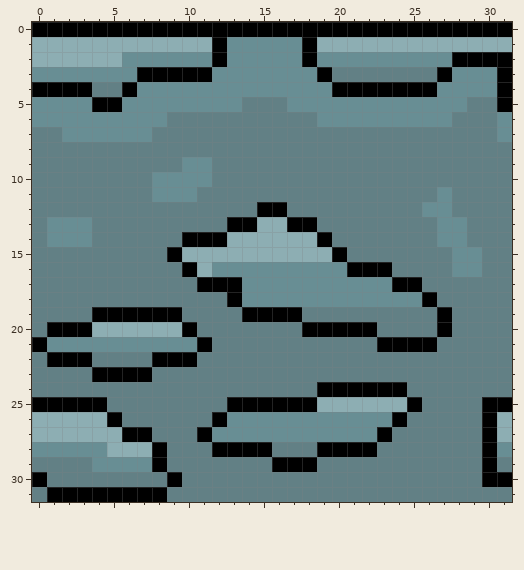
A pixel-art sprite gets an edit: sprites/Tileset/Tileset2.1.png. That is the earlier state.
The file is 32x32 pixels.
New version:
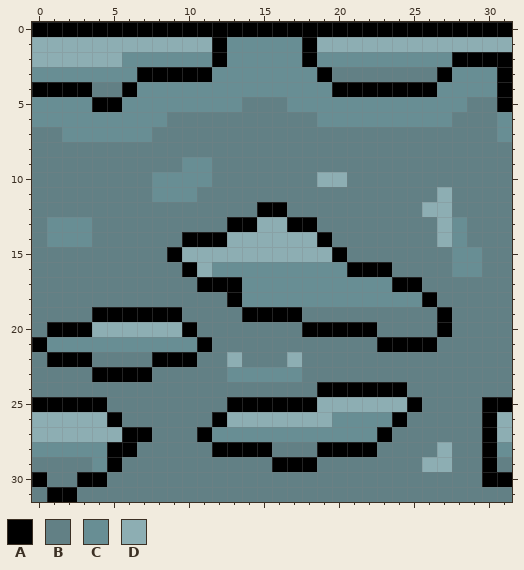
Palette (. is transparent): A #000000  B #628085  C #688e94  D #8daeb3
Edits made:
@@ x 17..29 @@
  9 BBBBBBBBBBBBB
-10 BBBBBBBBBBBBB
-11 BBBBBBBBBBCBB
-12 BBBBBBBBBCCBB
-13 AABBBBBBBBCCB
-14 DDABBBBBBBCCB
+10 BBDDBBBBBBBBB
+11 BBBBBBBBBBDBB
+12 BBBBBBBBBDDBB
+13 AABBBBBBBBDCB
+14 DDABBBBBBBDCB
 15 DDDABBBBBBBCC
@@ x 0..31 @@
 21 ACCCCCCCCCCABBBBBBBBBBBAAAABBBBB
-22 BAAABBBBAAABBBBBBBBBBBBBBBBBBBBB
-23 BBBBAAAABBBBBBBBBBBBBBBBBBBBBBBB
+22 BAAABBBBAAABBDBBBDBBBBBBBBBBBBBB
+23 BBBBAAAABBBBBCCCCCBBBBBBBBBBBBBB
 24 BBBBBBBBBBBBBBBBBBBAAAAAABBBBBBB
 25 AAAAABBBBBBBBAAAAAADDDDDDABBBBAA
-26 DDDDDABBBBBBACCCCCCCCCCCABBBBBAD
+26 DDDDDABBBBBBADDDDDDDCCCCABBBBBAD
 27 DDDDDDAABBBACCCCCCCCCCCABBBBBBAD
-28 CCCCCDDDABBBAAAABBBAAAABBBBBBBAC
-29 BBBBCCCCABBBBBBBAAABBBBBBBBBBBAB
-30 ABBBBBBBBABBBBBBBBBBBBBBBBBBBBAA
-31 BAAAAAAAABBBBBBBBBBBBBBBBBBBBBBB
+28 CCCCCAABBBBBAAAABBBAAAABBBBDBBAC
+29 BBBBCABBBBBBBBBBAAABBBBBBBDDBBAB
+30 ABBAABBBBBBBBBBBBBBBBBBBBBBBBBAA
+31 BAABBBBBBBBBBBBBBBBBBBBBBBBBBBBB
